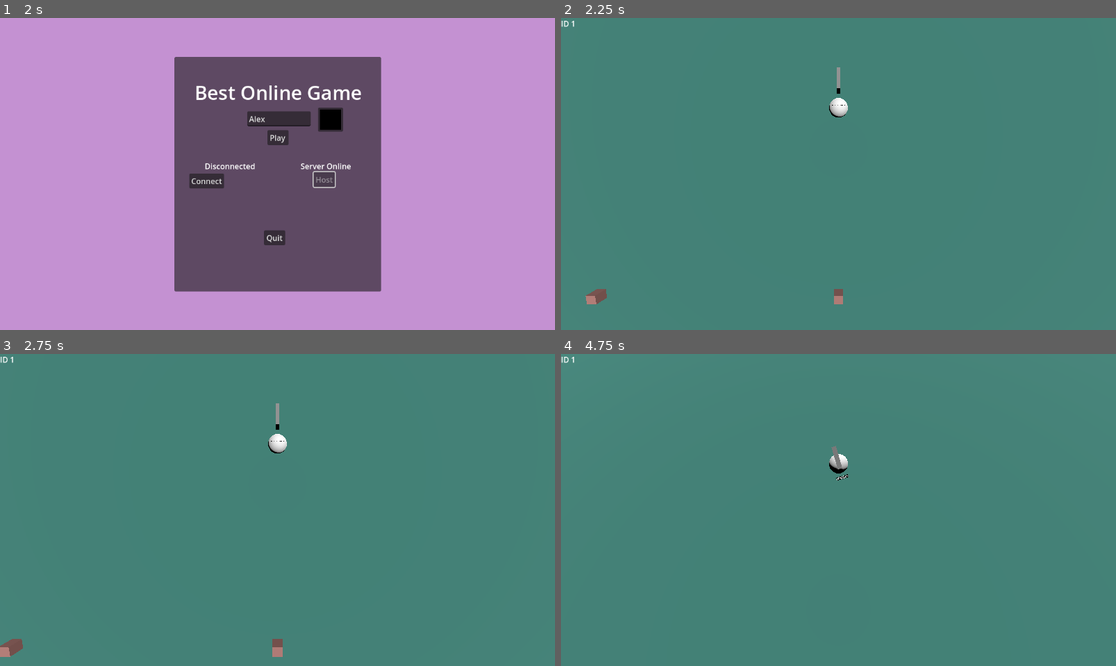
Above: before the commit, frames 1-4 (two rows, left to right).
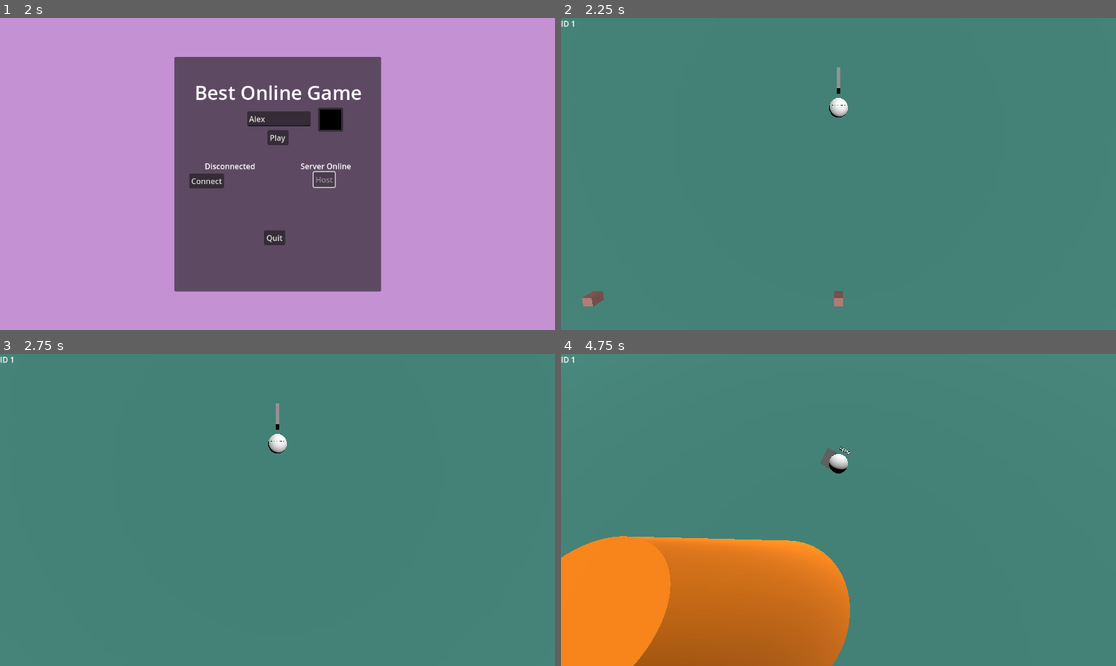
Above: after the commit, the same moments.

Repository: icvara/BestOnnlineGameEver
Game: Godot game, scene res://world/main.tscn
Two runs of this game, one before a commit and one after it. Both use one fixed random seed, a clock stepped at 60 frames per second and the inputs below.
Inputs (mouse positions are in pixels of both pictures, inside the frame that each line leads up to):
- Up to frame 1 (2 s): click (277, 117) at 0.52 s; type "Alex" at 0.6 s; click "Host" at 1.25 s
- Up to frame 2 (2.25 s): click "Play" at 2 s
- Up to frame 3 (2.75 s): no input
- Up to frame 4 (4.75 s): move the mouse to (866, 510) at 2.77 s; hold W (up) from 2.78 s (still down); tap Space (space) at 2.85, 3.6, 4.35 s; move the mouse to (810, 510) at 3.52 s; move the mouse to (849, 503) at 4.27 s

Frame 1 is identical in both runs. In frame 2, 0.1% of the frame differs, in the area x 3-51%, y 86-93%; in frame 3, 0.3%; in frame 4, 20%, in the area x 0-53%, y 29-100%.

Commit message:
player movement is better, also space button for jump

Diff:
--- a/Player/player.gd
+++ b/Player/player.gd
@@ -1,7 +1,9 @@
 extends RigidBody3D
 
 
-@export var move_force := 2.0  # Adjust to taste
+@export var move_force := 60.0  # Adjust to taste
+@export var max_speed := 30.0  # tweak as needed
+@export var jump_force := 80.0  # tweak this for desired jump height
 
 
 @export var camera : Camera3D
@@ -74,9 +76,13 @@
 		if Input.is_action_just_pressed("space"):
 			network_update.rpc()
 
+				# Jump
+		if Input.is_action_just_pressed("space") and linear_velocity.y == 0:
+			apply_impulse(Vector3.UP * jump_force)
+
 		if input_vector != Vector3.ZERO:
 			input_vector = input_vector.normalized()
-
+			print(linear_velocity)
 			# Rotate input to match camera orientation
 			#var cam_yaw :float= camera_pivot.rotation.y
 			var direction := input_vector.rotated(Vector3.UP, cam_yaw)
@@ -84,3 +90,6 @@
 			# Apply force in the desired direction
 			#apply_torque_impulse(direction.cross(Vector3.UP) * move_force)
 			apply_impulse(direction.cross(Vector3.UP) * move_force*delta)
+			# 🔹 Cap velocity
+		if linear_velocity.length() > max_speed:
+			linear_velocity = linear_velocity.normalized() * max_speed
--- a/Player/player_node.tscn
+++ b/Player/player_node.tscn
@@ -8,6 +8,7 @@
 script = ExtResource("1_bd1d3")
 
 [node name="Player" parent="." instance=ExtResource("1_7ia6u")]
+gravity_scale = 3.0
 
 [node name="CameraPivot" type="Node3D" parent="." node_paths=PackedStringArray("target")]
 unique_name_in_owner = true
